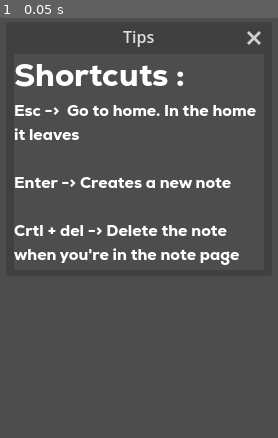
Above: before the commit, frame 1.
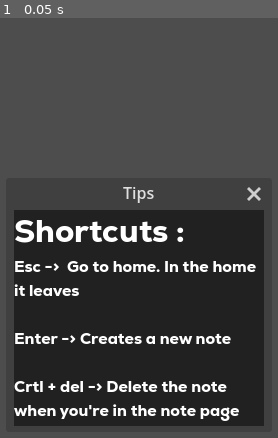
Above: after the commit, the same moment.

Repository: Cookiezikse/NoteApp
Game: Godot game, scene res://Things/shortcuts_window.tscn
Two runs of this game, one before a commit and one after it. Both use one fixed random seed, a clock stepped at 60 frames per second and the inputs below. This scene is started directly instead of the project's main scene.
Inputs:
- Up to frame 1 (0.05 s): no input

The runs differ from the first frame. In frame 1, 50% of the frame differs, in the area x 5-95%, y 3-98%.

Commit message:
multiple window, real window

Diff:
--- a/Things/shortcuts_window.tscn
+++ b/Things/shortcuts_window.tscn
@@ -12,7 +12,7 @@
 
 [node name="Window" type="Window"]
 title = "Tips"
-position = Vector2i(125, 36)
+initial_position = 1
 size = Vector2i(250, 216)
 script = SubResource("GDScript_h02xx")
 
@@ -41,4 +41,13 @@
 label_settings = ExtResource("2_4e37b")
 autowrap_mode = 2
 
+[node name="ColorRect" type="ColorRect" parent="."]
+z_index = -1
+anchors_preset = 15
+anchor_right = 1.0
+anchor_bottom = 1.0
+grow_horizontal = 2
+grow_vertical = 2
+color = Color(0.129412, 0.129412, 0.129412, 1)
+
 [connection signal="close_requested" from="." to="." method="_on_close_requested"]
--- a/menu.gd
+++ b/menu.gd
@@ -9,9 +9,10 @@
 #En mode "Le popup est déja présent"
 
 #Faire aussi un truc de pinned ? Met en haut la note qui est pinned
-
+@onready var _MainWindow: Window = get_window()
 #Does the screen with all the notes
 func _ready():
+	_MainWindow.gui_embed_subwindows = false # Make subwindows actual system windows <- VERY IMPORTANT
 	#var time = Time.get_datetime_dict_from_system()
 	#print(time["day"]," ",time["month"], " ",time["year"])
 	var datas = global.load_json_file(file)
@@ -78,8 +79,6 @@
 	if event.is_action_pressed("ui_down"):
 		pass
 
-
-
 func _on_new_note_pressed():
 	var newNoteAnimation = $Pages/Home/VBoxContainer/Header/HBoxContainer/newNote/AnimationPlayer
 	newNoteAnimation.play("animation")
@@ -93,71 +92,3 @@
 	if $Popups.get_child_count() <= 0:
 		var shortcuts = shortcuts_scene.instantiate()
 		$Popups.add_child(shortcuts)
-
-
-
-
-
-
-
-
-
-
-func create_card(object , i):
-	var card = card_scene.instantiate()
-
-	var line = ""
-	var f = FileAccess.open("datas/datas.txt",FileAccess.READ)
-	var index = 0
-	while not f.eof_reached(): # iterate through all lines until the end of file is reached
-		if index == i:
-			line = f.get_line()
-			break;
-		index+=1
-		f.get_line()
-	f.close()
-	if !line:
-		line = "Error/NoData"
-
-	card.text = line
-	card.date = "10 Nov, 2023"
-	card.id = i
-	object.add_child(card)
-
-
-func ancien_ready(): #Chercher un système d'id
-	#for i in range(10):
-	#	create_card($"Pages/Home/VBoxContainer/ScrollContainer/VBoxContainer/HBoxContainer/1", i)
-	#	create_card($"Pages/Home/VBoxContainer/ScrollContainer/VBoxContainer/HBoxContainer/2", i+100)
-	#	create_card($"Pages/Home/VBoxContainer/ScrollContainer/VBoxContainer/HBoxContainer/3", i+1000)
-	#	create_card($"Pages/Home/VBoxContainer/ScrollContainer/VBoxContainer/HBoxContainer/4", i+10000)
-	#	create_card($"Pages/Home/VBoxContainer/ScrollContainer/VBoxContainer/HBoxContainer/5", i+100000)
-
-	global.id_clicked = null
-	var f = FileAccess.open("datas/datas.txt",FileAccess.READ)
-	var index = 0
-	while not f.eof_reached(): # iterate through all lines until the end of file is reached
-		index+=1
-
-		f.get_line()
-	f.close()
-	var data = load("res://datas/datas.json")
-	longestId = index - 1
-	global.lastId = longestId
-	var count = 0
-	while count < index:
-		if count < longestId:
-			create_card($"Pages/Home/VBoxContainer/ScrollContainer/VBoxContainer/HBoxContainer/1",count)
-		count +=1
-		if count < longestId:
-			create_card($"Pages/Home/VBoxContainer/ScrollContainer/VBoxContainer/HBoxContainer/2",count)
-		count +=1
-		if count < longestId:
-			create_card($"Pages/Home/VBoxContainer/ScrollContainer/VBoxContainer/HBoxContainer/3",count)
-		count +=1
-		if count < longestId:
-			create_card($"Pages/Home/VBoxContainer/ScrollContainer/VBoxContainer/HBoxContainer/4",count)
-		count +=1
-		if count < longestId:
-			create_card($"Pages/Home/VBoxContainer/ScrollContainer/VBoxContainer/HBoxContainer/5",count)
-		count += 1
